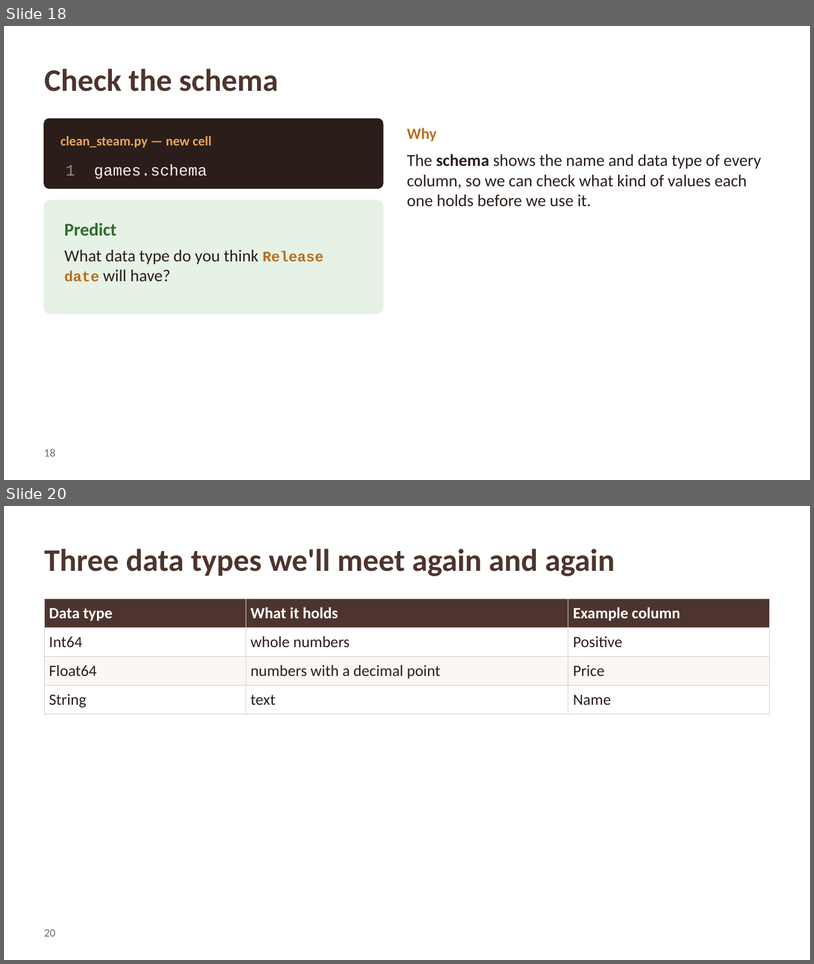
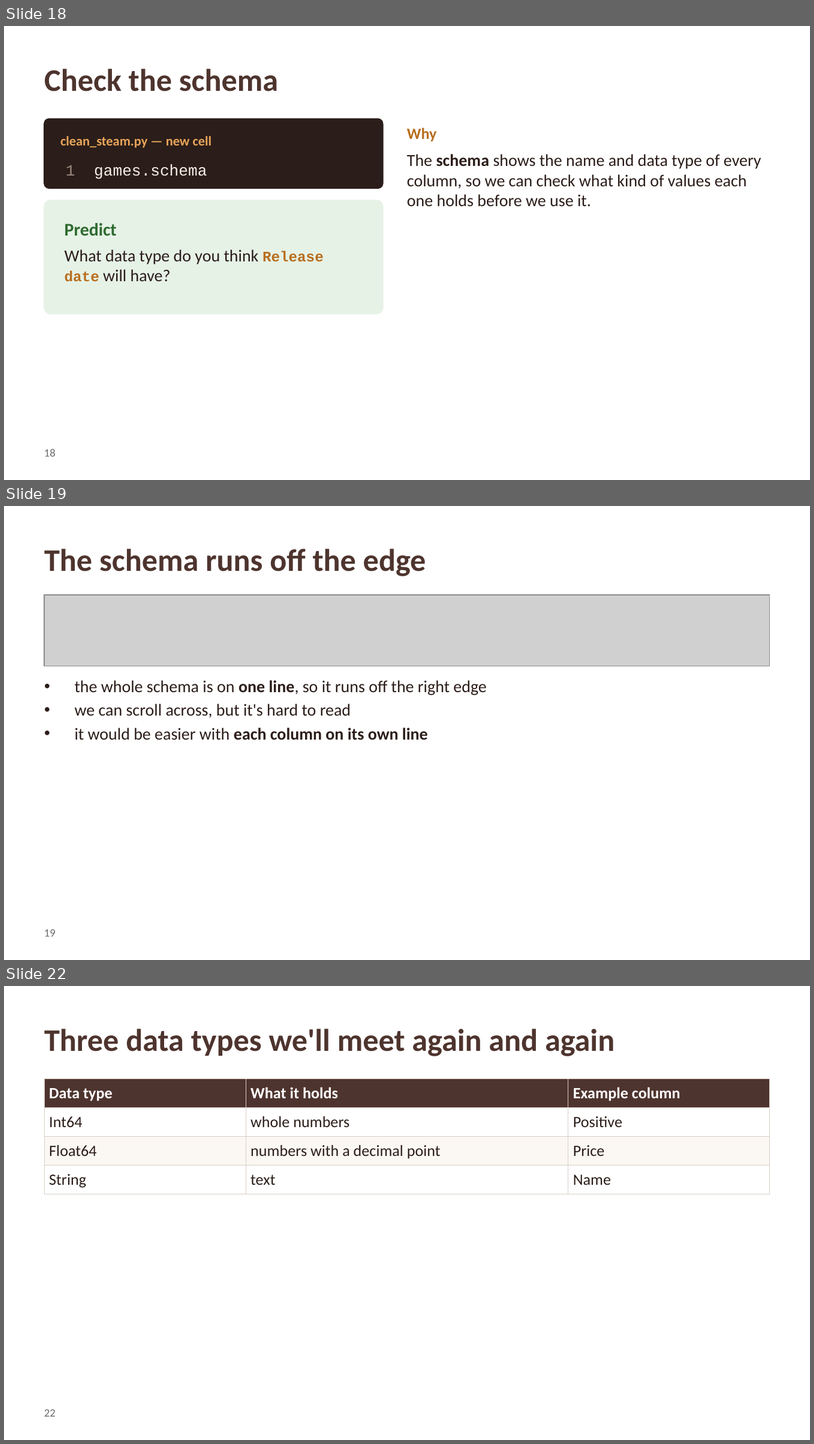
Before and after one commit to DamoM73/steam-data-stories, a slide deck: slides/02_Exploring_Our_Data.pptx. Shown one above the other, each under a label of ours: slides 18 and 20 before the commit, slides 18, 19 and 22 after it; the slides between them are not shown. The pictures are 814x964 and 814x1444 pixels, drawn with LibreOffice and Linux fonts; fonts in the diff are those of the drawing; grey boxes stand for pictures; background and template pictures are left out. Boxes give left, top, right and bottom in pixels: in the first picture for what was removed or moved away, otherwise in the second. Text is boxed around its words. In the diff, an @@ line names an element or a change of style, - is before the commit and + after.

Commit message:
Exploring Our Data: print the schema one column per line

```diff
--- a/slides/02_Exploring_Our_Data.pptx
+++ b/slides/02_Exploring_Our_Data.pptx
@@ slide 19 added at (4, 506, 810, 960), background #FFFFFF @@
@@ text added at (44, 549, 426, 576), 28 pt, text #4E342E, bold @@
+The schema runs off the edge
@@ picture added at (44, 595, 770, 666) @@
@@ text added at (75, 680, 486, 740), 15 pt, text #2B1D19 @@
+• the whole schema is on one line, so it runs off the right edge
+• we can scroll across, but it's hard to read
+• it would be easier with each column on its own line
@@ page number added at (44, 929, 56, 936), 10 pt, text #6B6B6B @@
+19
@@ what was slide 20 is now slide 22 @@
@@ page number at (44, 1409, 56, 1416): text changed @@
-20
+22
```
Also in this commit, not shown: 3 slides changed, 1 other slide added, 4 other files.
